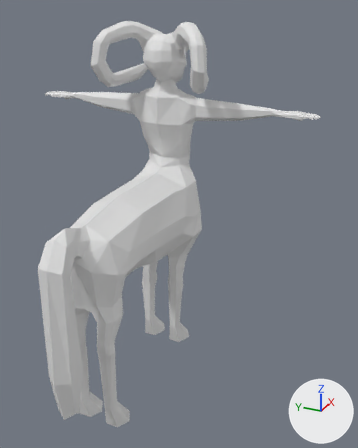
An edit to the Blender file Arte/Personajes/Modelos3D/Sagitario/Sagitario.blend, drawn before and after from the same camera.
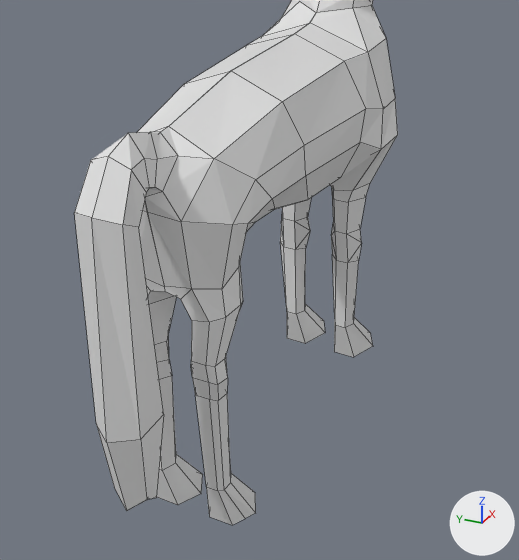
Each version is shown whole from a 50 mm camera at (-23.6, -14.8, 13.8) aimed at (1.7, -3.4, 1.2), then close up on the part from 0% to 74% of the width and 36% to 99% of the height. The lights are fixed; the arrows at lower right show +X, +Y and +Z. The close-ups show mesh edges as thin lines. Materials are left out; every surface is plain grey.

The older version as bpy lines, for what is in view:
```python
me_cube = bpy.data.meshes.new('Cube')
me_cube.from_pydata(...)  # 418 vertices, 399 faces; spans x -5.2..5.7, y 0.0..29.4, z -5.5..4.3
me_cube.materials.append(mat_material)
ob_body = bpy.data.objects.new('Body', me_cube)
ob_body.location = (0.0, -0.44, 0.6)
ob_body.scale = (1.48, 0.339, 2.05)
_m = ob_body.modifiers.new('Simetrizar', 'MIRROR')
_m.use_axis = (False, True, False)
_m.use_clip = True
```
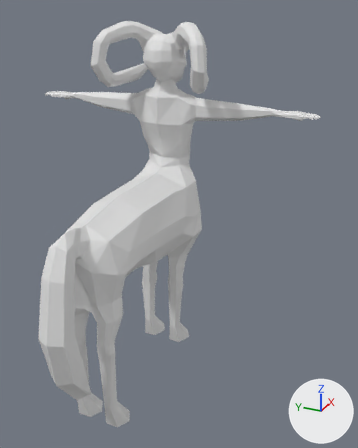
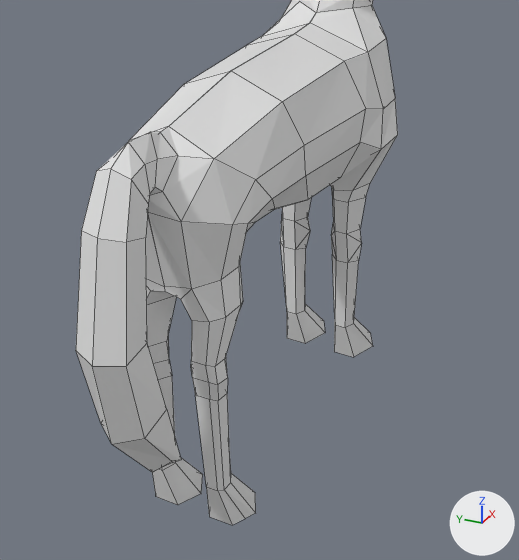
Boxes (x1, y1, x2, y2) around the edits, measured in the close-ups (519 x 560 px):
'Body', reshaped: before (74, 0, 398, 525); after (76, 0, 398, 525)
part 1 of me_cube, built on: before (74, 132, 248, 511); after (76, 132, 248, 472)

Diff of the bpy script that builds the scene:
```diff
--- a/Arte/Personajes/Modelos3D/Sagitario/Sagitario.blend.py
+++ b/Arte/Personajes/Modelos3D/Sagitario/Sagitario.blend.py
@@ me_cube @@
 # used by ob_body; location = (0.0, -0.44, 0.6); scale = (1.48, 0.339, 2.05)
-me_cube.from_pydata(...)  # 418 vertices, 399 faces; spans x -5.2..5.7, y 0.0..29.4, z -5.5..4.3
+me_cube.from_pydata(...)  # 422 vertices, 402 faces; spans x -5.3..5.7, y 0.0..29.4, z -5.5..4.3
+# me_cube part 1
+# 2 vertices are removed from x -4.8..-4.5, y 1.7..1.8, z -4.0..-3.9
+# 4 faces are deleted
+# 4 vertices in x -3.7, y 0.0..1.5, z 0.6..1.3 move by (0.0, 0.0, -0.1)
+# 17 vertices move from x -5.2..-1.7, y 0.0..4.5, z -4.3..1.2 to x -5.3..-1.7, y 0.0..4.5, z -2.8..1.0
+# 6 vertices are added at (-4.1, 2.2, -2.6), (-4.8, 2.2, -2.7), (-3.4, 0.0, -4.2), (-4.1, 0.0, -3.9), (-3.6, 1.8, -3.8), (-3.9, 1.7, -3.7)
+# 7 new faces join them
```
